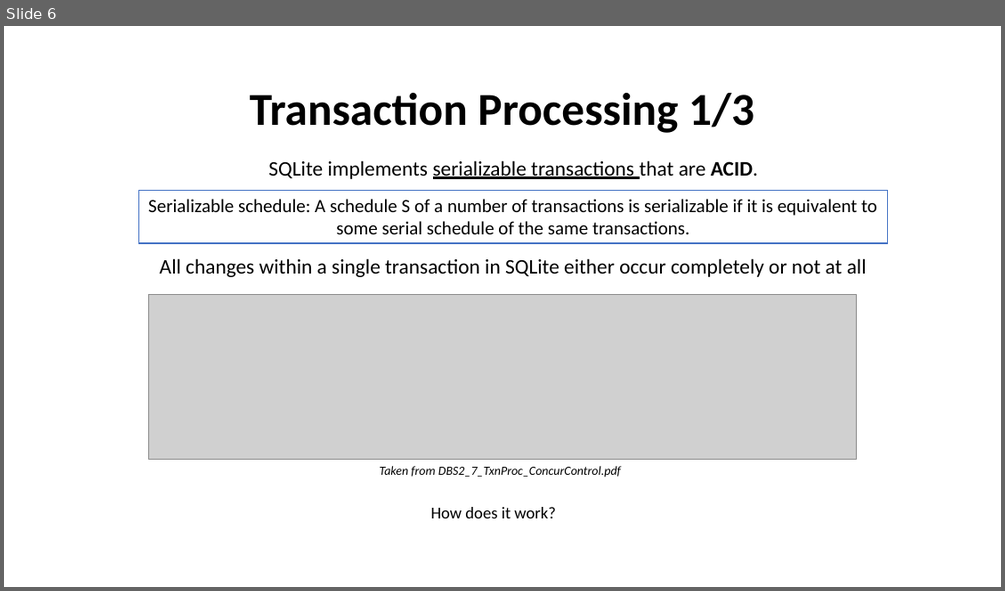
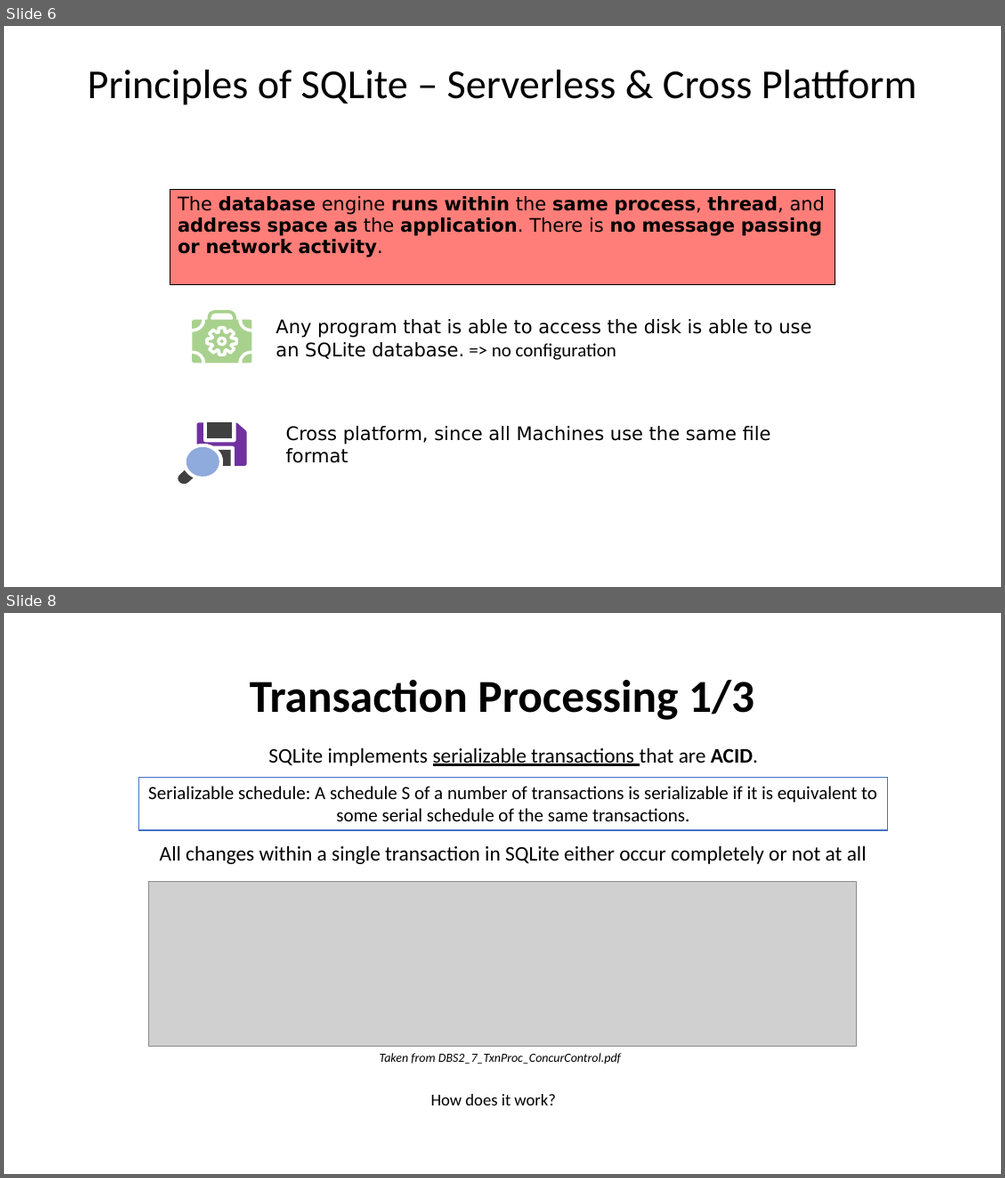
Before and after one commit to AntonioPirani/SQLiteProject, a slide deck: Presentation.pptx. Shown one above the other, each under a label of ours: slide 6 before the commit, slides 6 and 8 after it; the slides between them are not shown. The pictures are 1005x591 and 1005x1178 pixels, drawn with LibreOffice and Linux fonts; fonts in the diff are those of the drawing; grey boxes stand for pictures. Boxes give left, top, right and bottom in pixels: in the first picture for what was removed or moved away, otherwise in the second. Text is boxed around its words. In the diff, an @@ line names an element or a change of style, - is before the commit and + after.

Commit message:
serverless & cross platform
maybe add performance also to serveless & cross platform foil ? would fit good there i think, cause no server = no configuration ( cause just read file ) = speed / good performance, since no intermediary process

```diff
--- a/Presentation.pptx
+++ b/Presentation.pptx
@@ slide 6 added at box(4, 26, 1001, 587), background #FFFFFF @@
@@ title added at box(88, 70, 917, 105), 39.6 pt, text #000000 @@
+Principles of SQLite – Serverless & Cross Plattform
@@ table added at box(170, 189, 834, 286), 1 rows, 1 columns @@
+The database engine runs within the same process, thread, and address space as the application. There is no message passing or network activity.
@@ text added at box(275, 319, 811, 360), 18 pt, text #000000 @@
+Any program that is able to access the disk is able to use an SQLite database. => no configuration
@@ group added at box(193, 310, 252, 363): 7 freeform shapes @@
@@ text added at box(286, 426, 771, 463), 18 pt, text #000000 @@
+Cross platform, since all Machines use the same file format
@@ group added at box(178, 422, 247, 483): 5 freeform shapes @@
@@ what was slide 6 is now slide 8 @@
```
Also in this commit, not shown: 1 other slide added, 1 other file.
